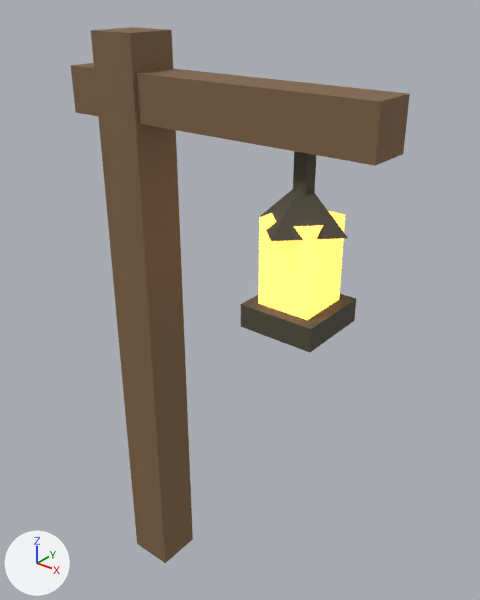
An edit to the Blender file assets/blender/lantern.blend, drawn before and after from the same camera.
Camera for both pictures: a camera (50 mm lens) standing at (2.63, -2.43, 3.63) and looking at (0.54, 0.18, 2.01). Every picture has the same lights, and +X, +Y and +Z are marked at lower left. The picture after the commit comes second.

Objects in the first picture: 'Hanger', 'Light', 'Post'.
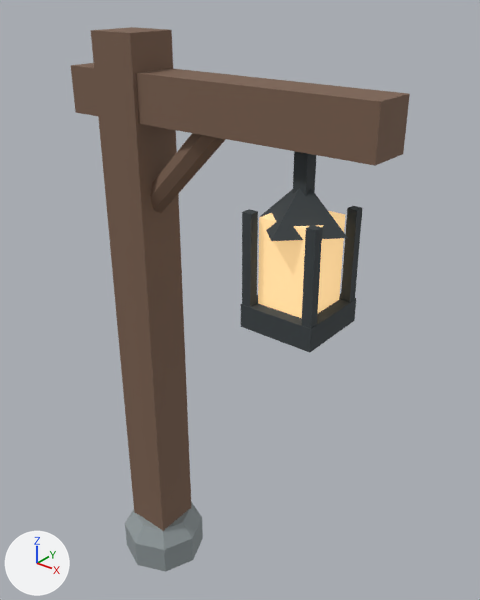
Pixel boxes (x1, y1, x2, y2) of what changed, in the pictures (480 x 600 px):
'Post', reshaped: before (71, 27, 410, 563); after (71, 27, 410, 531)
'Hanger', reshaped: before (241, 151, 356, 353); after (241, 151, 362, 353)
'Light', recoloured, surface changed: (258, 211, 345, 318) in both
'Post stone footing', added: after (125, 502, 203, 572)
part 1 of me_cube_011, added (brown): after (150, 133, 226, 213)
part 2 of me_cube_013, added: after (242, 209, 258, 307)
part 3 of me_cube_013, added: after (301, 225, 322, 328)
part 4 of me_cube_013, added: after (341, 206, 362, 302)

Diff of the bpy script that builds the scene:
```diff
--- a/assets/blender/lantern.blend.py
+++ b/assets/blender/lantern.blend.py
@@ mat_warm_glass @@
 mat_warm_glass.roughness = 0.85
-mat_warm_glass.emission_color = (1.0, 0.46, 0.08)  # orange #ffb550
-mat_warm_glass.emission_strength = 2.0
+mat_warm_glass.emission_color = (0.8, 0.52, 0.23)  # beige #e7bf84
+mat_warm_glass.emission_strength = 0.8
@@ mat_wardstone @@
+mat_wardstone = principled_material('Wardstone')
+mat_wardstone.base_color = (0.28, 0.32, 0.33)  # grey #90999b
+mat_wardstone.roughness = 0.85
@@ me_cube_011 @@
 # used by ob_post; location = (0.0, 0.0, 1.7)
-me_cube_011.from_pydata(...)  # 16 vertices, 12 faces; spans x -0.35..1.45, y -0.14..0.14, z -1.7..1.7
+me_cube_011.from_pydata(...)  # 32 vertices, 22 faces; spans x -0.35..1.45, y -0.14..0.14, z -1.7..1.7
+# me_cube_011 part 1: a new loose piece of 16 vertices spanning x 0.0..0.7, y -0.08..0.08, z 0.75..1.45, in mat_old_timber (brown #7c6150)
 me_cube_011.materials.append(mat_old_timber)
@@ me_cube_013 @@
 # used by ob_hanger; location = (1.05, 0.0, 2.83)
-me_cube_013.from_pydata(...)  # 21 vertices, 17 faces; spans x -0.24..0.24, y -0.24..0.24, z -0.72..0.28
+me_cube_013.from_pydata(...)  # 53 vertices, 41 faces; spans x -0.24..0.24, y -0.24..0.24, z -0.72..0.28
+# me_cube_013 part 2: a new loose piece, a box spanning x -0.195..-0.145, y -0.195..-0.145, z -0.64..-0.14, in mat_lantern_iron (dark grey #3c4245)
+# me_cube_013 part 3: a new loose piece, a box spanning x 0.145..0.195, y -0.195..-0.145, z -0.64..-0.14, in mat_lantern_iron (dark grey #3c4245)
+# me_cube_013 part 4: a new loose piece, a box spanning x 0.145..0.195, y 0.145..0.195, z -0.64..-0.14, in mat_lantern_iron (dark grey #3c4245)
+# other edits to the shape of me_cube_013 do not show in these pictures
 me_cube_013.materials.append(mat_lantern_iron)
@@ me_post_stone_footing @@
+me_post_stone_footing.from_pydata(...)  # 24 vertices, 18 faces; spans x -0.27..0.27, y -0.27..0.27, z 0.0..0.3
+me_post_stone_footing.materials.append(mat_wardstone)  # grey #90999b
@@ ob_post_stone_footing @@
+ob_post_stone_footing = bpy.data.objects.new('Post stone footing', me_post_stone_footing)
+ob_post_stone_footing.location = (0.0, 0.0, 0.0)
```
